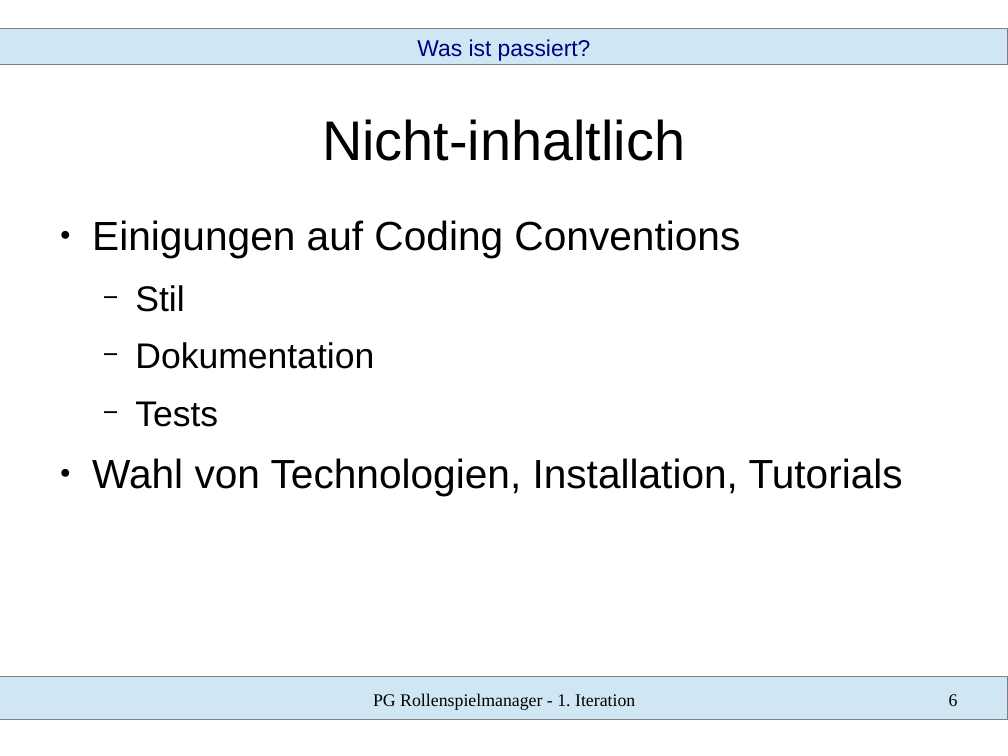
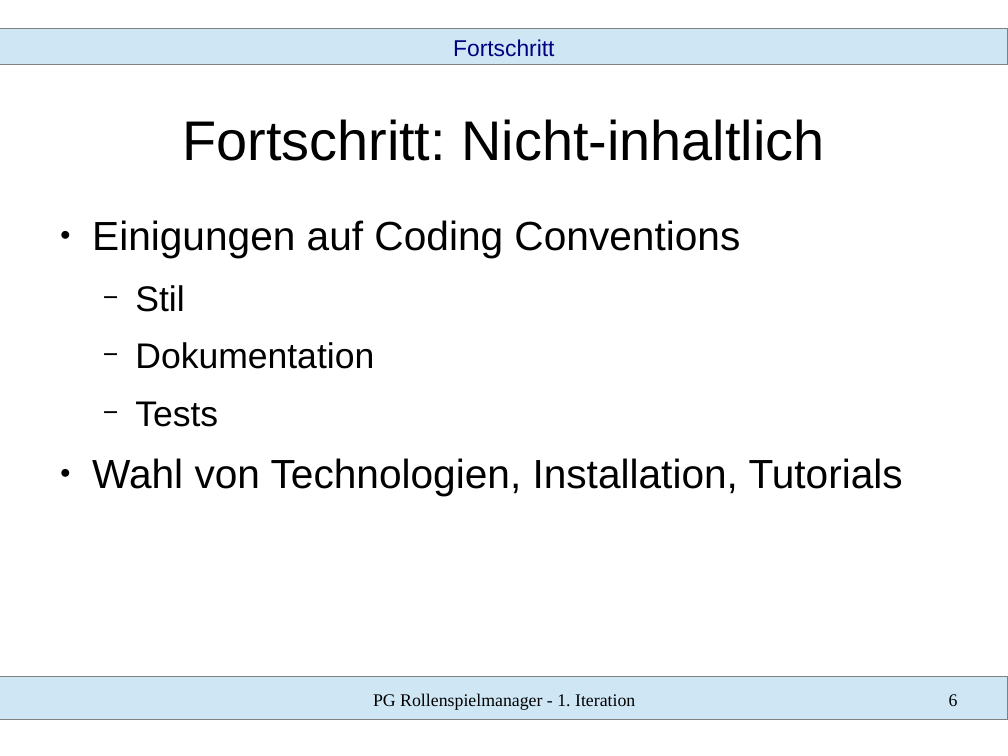
Before and after one commit to SWT-Projektgruppe-2015/Rollenspielmanager, a slide deck: slide 6 of Dokumente/01 Iteration/vortrag.odp. Drawn at 1008x756 pixels with LibreOffice and Linux fonts; fonts in the diff are those of the drawing. Boxes give left, top, right and bottom in pixels: in the first picture for what was removed or moved away, otherwise in the second. Text is boxed around its words. In the diff, an @@ line names an element or a change of style, - is before the commit and + after.

```diff
--- a/Dokumente/01 Iteration/vortrag.odp
+++ b/Dokumente/01 Iteration/vortrag.odp
@@ text at <box>453,39,554,57</box>: text changed @@
-Was ist passiert?
+Fortschritt
@@ title at <box>182,119,824,161</box>: text changed @@
-Nicht-inhaltlich
+Fortschritt: Nicht-inhaltlich
```
Also in this commit, not shown: 13 other slides changed, 2 slides added.
